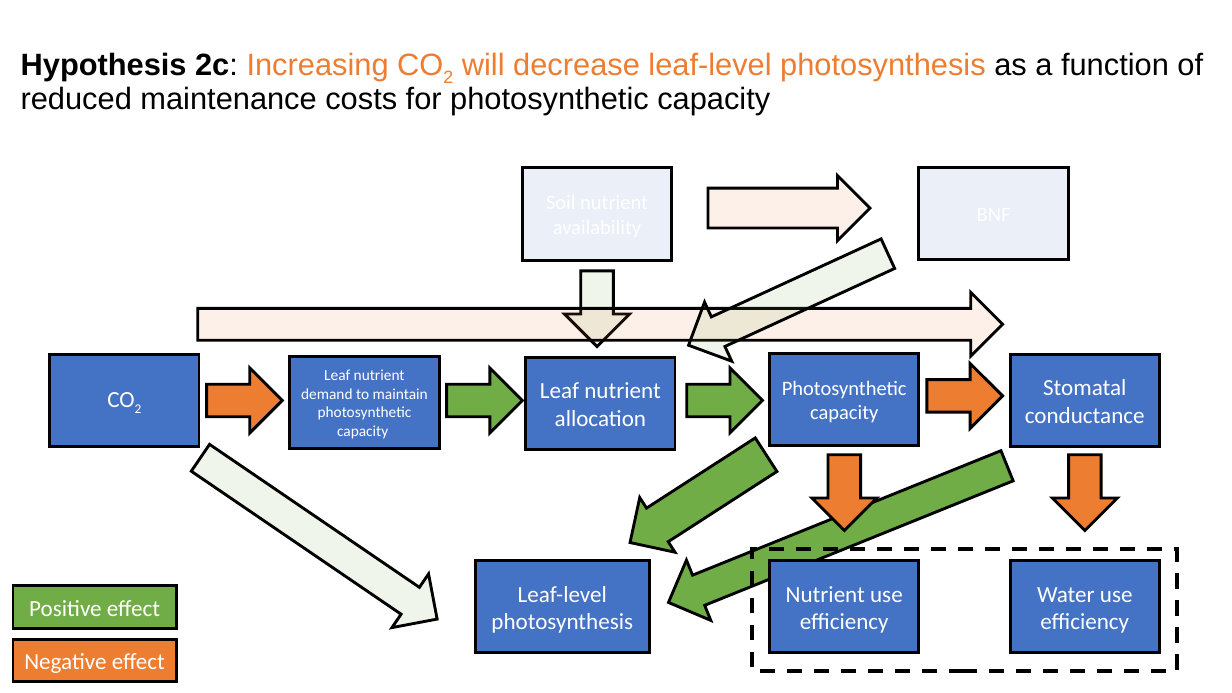
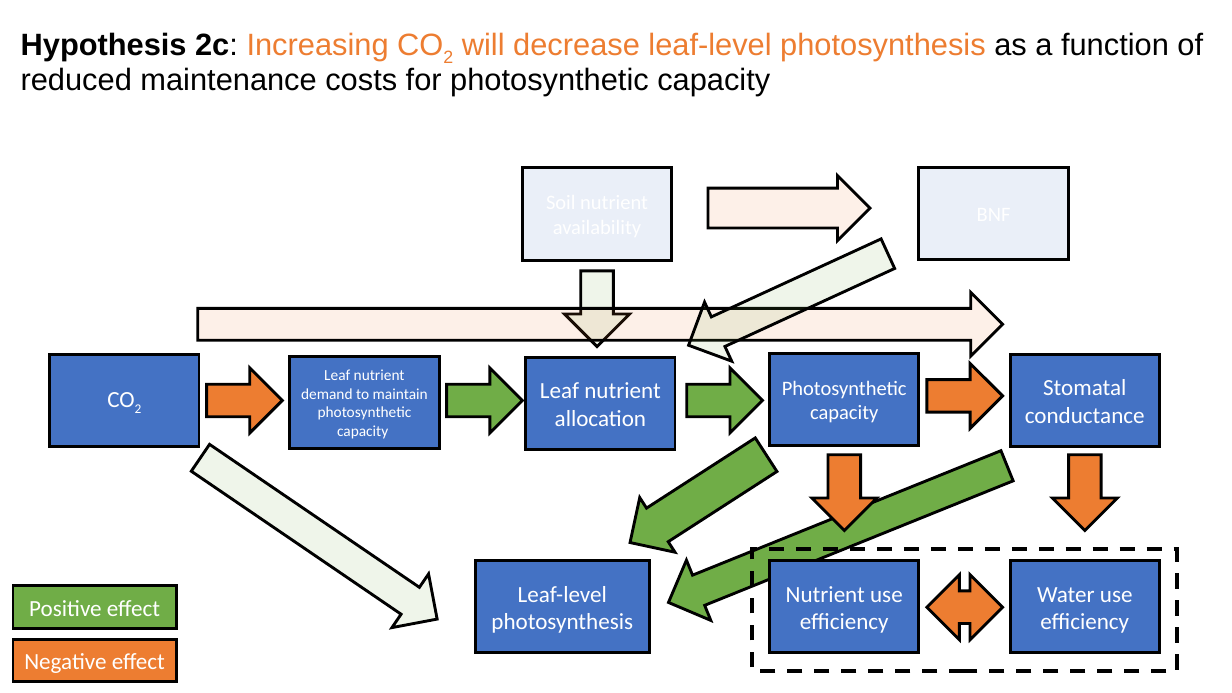
Before and after one commit to eaperkowski/conferences, a slide deck: slide 25 of lemontree_wg/Perkowski_2022_NxCO2.pptx (slide 22 before the commit). Drawn at 1232x693 pixels with LibreOffice and Linux fonts; fonts in the diff are those of the drawing. Boxes give left, top, right and bottom in pixels: in the first picture for what was removed or moved away, otherwise in the second. Text is boxed around its words. In the diff, an @@ line names an element or a change of style, - is before the commit and + after.

```diff
--- a/lemontree_wg/Perkowski_2022_NxCO2.pptx
+++ b/lemontree_wg/Perkowski_2022_NxCO2.pptx
@@ text "Hypothesis 2c: Increasing CO2 will ...": place and size @@
-text "Hypothesis 2c: Increasing CO2 will ..." at [21,52,1203,115]
+text "Hypothesis 2c: Increasing CO2 will ..." at [21,32,1203,95]
@@ left right arrow added at [927,575,1003,640], fill #ED7D31, outline #000000 2.25 pt @@
```
Also in this commit, not shown: 20 other slides changed, 6 slides added, 1 slide removed, 2 other files.
